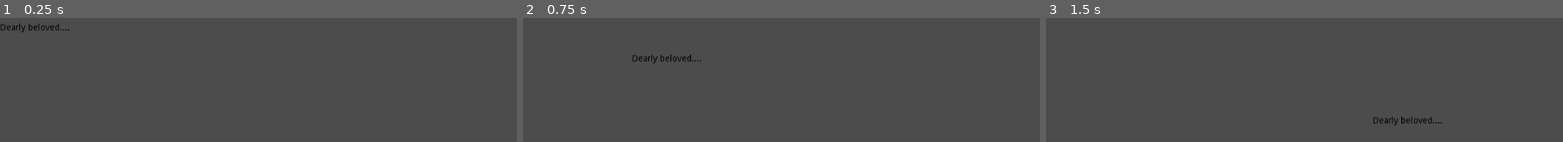
Above: before the commit, frames 1-3 (left to right).
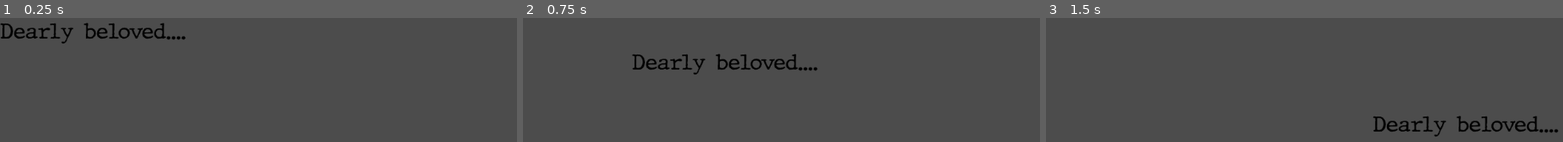
Above: after the commit, the same moments.

Repository: Aedan-S/Email-Simulator
Game: Godot game, scene res://Sunniva/DraggableBox.tscn
The game is run twice, just before and just after one commit, with the same random seed, the same clock (stepped at 60 frames per second) and the same inputs.
Inputs (mouse positions are in pixels of both pictures, inside the frame that each line leads up to):
- Up to frame 1 (0.25 s): no input
- Up to frame 2 (0.75 s): tap Enter at 0.5 s; drag from (579, 29) to (905, 122) at 0.52 s
- Up to frame 3 (1.5 s): tap Space at 1.25 s; drag from (outside the picture) to (outside the picture) at 1.27 s

The runs differ from the first frame. In frame 1, 1.5% of the frame differs, in the area x 0-36%, y 3-21%; in frame 2, 1.5%; in frame 3, 1.5%, in the area x 63-100%, y 78-96%.

Commit message:
Weird and dum boxxxxxxx

Diff:
--- a/Sunniva/DraggableBox.tscn
+++ b/Sunniva/DraggableBox.tscn
@@ -1,9 +1,17 @@
-[gd_scene load_steps=3 format=2]
+[gd_scene load_steps=6 format=2]
 
 [ext_resource path="res://Sunniva/Yeeeee.gd" type="Script" id=1]
+[ext_resource path="res://Fonts/JMH Typewriter.otf" type="DynamicFontData" id=2]
 
 [sub_resource type="StyleBoxFlat" id=1]
 bg_color = Color( 0, 0, 0, 0 )
+
+[sub_resource type="DynamicFont" id=2]
+font_data = ExtResource( 2 )
+
+[sub_resource type="DynamicFont" id=3]
+size = 34
+font_data = ExtResource( 2 )
 
 [node name="Control" type="Control"]
 anchor_right = 0.175
@@ -15,8 +23,8 @@
 }
 
 [node name="Panel" type="Panel" parent="."]
-margin_right = 179.0
-margin_bottom = 37.0
+margin_right = 316.0
+margin_bottom = 51.0
 custom_styles/panel = SubResource( 1 )
 script = ExtResource( 1 )
 __meta__ = {
@@ -24,12 +32,13 @@
 }
 
 [node name="RichTextLabel" type="RichTextLabel" parent="Panel"]
-margin_top = 9.0
-margin_right = 179.0
-margin_bottom = 37.0
+anchor_right = 1.0
+anchor_bottom = 1.0
 mouse_filter = 2
 mouse_default_cursor_shape = 13
 custom_colors/default_color = Color( 0, 0, 0, 1 )
+custom_fonts/mono_font = SubResource( 2 )
+custom_fonts/normal_font = SubResource( 3 )
 text = "Dearly beloved...."
 __meta__ = {
 "_edit_use_anchors_": false
